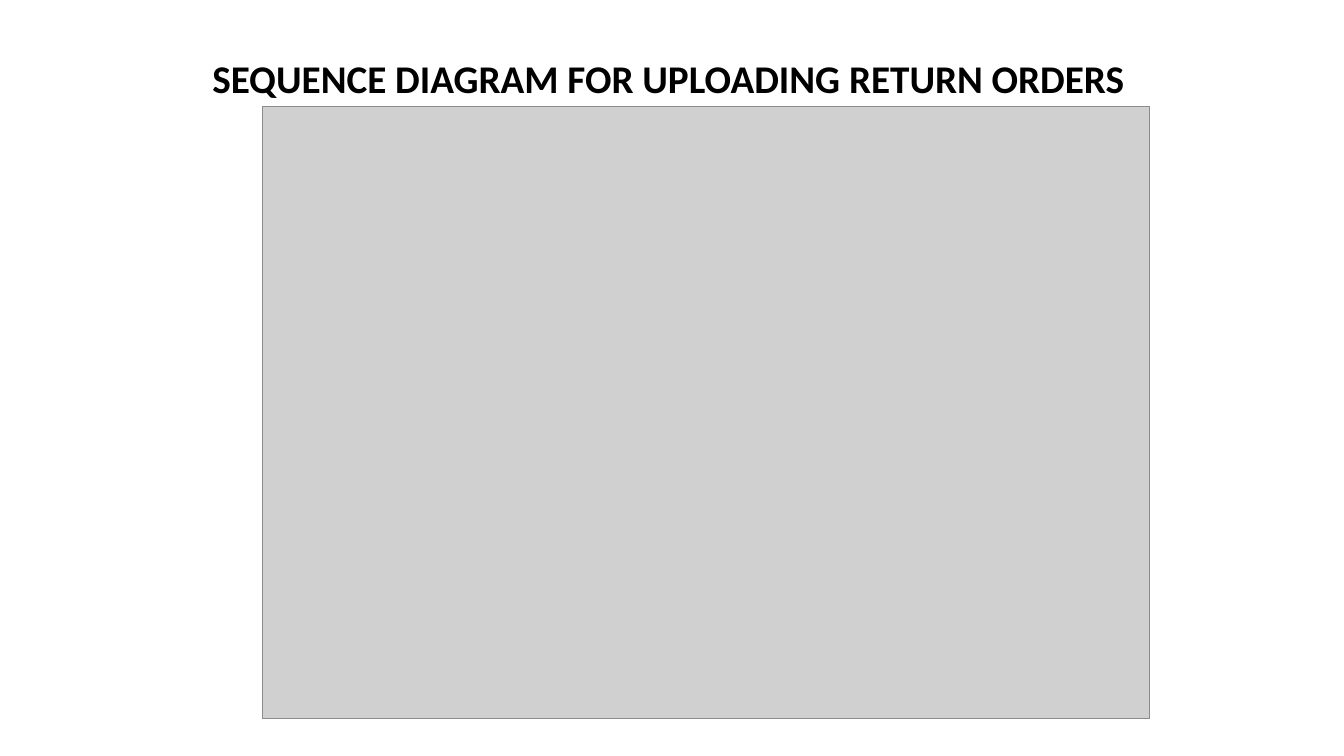
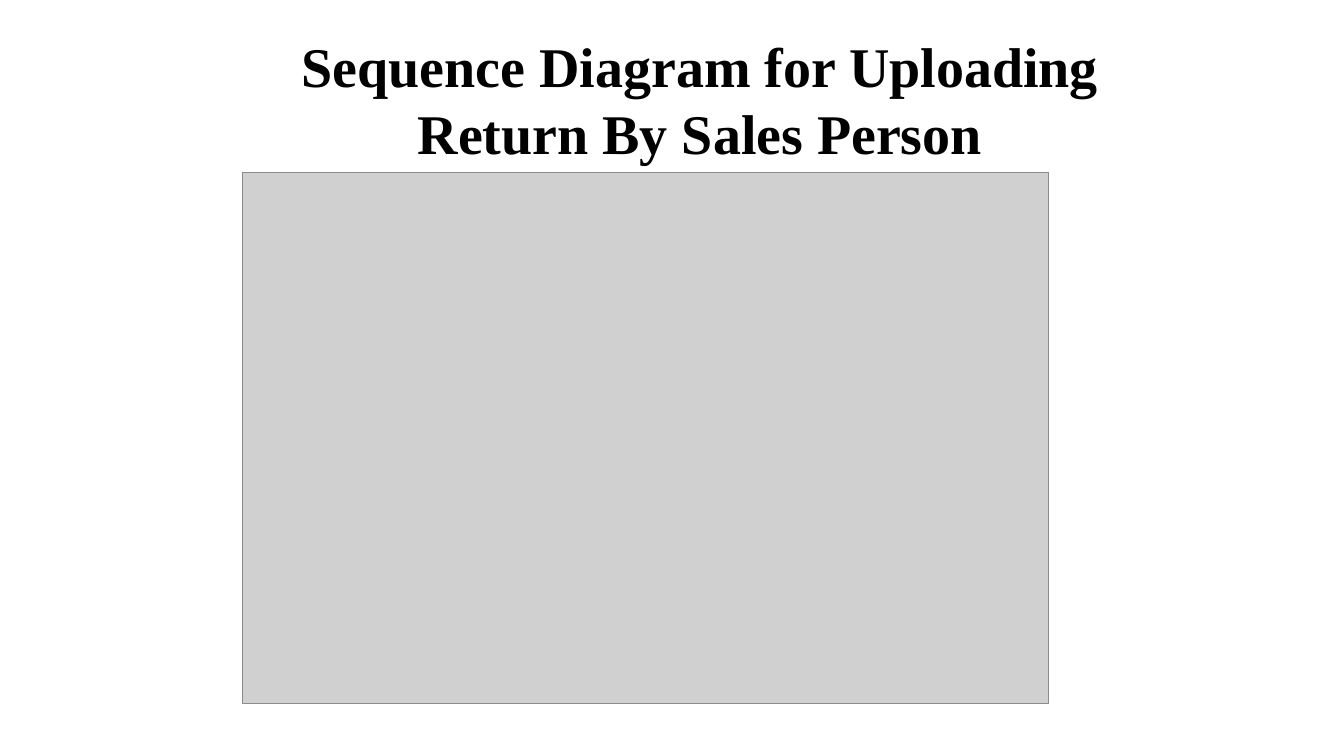
Before and after one commit to asing472/Great_Outdoor_Group_B, a slide deck: slide 33 of Presentation/GroupB.pptx (slide 26 before the commit). Drawn at 1344x756 pixels with LibreOffice and Linux fonts; fonts in the diff are those of the drawing; grey boxes stand for pictures. Boxes give left, top, right and bottom in pixels: in the first picture for what was removed or moved away, otherwise in the second. Text is boxed around its words. In the diff, an @@ line names an element or a change of style, - is before the commit and + after.

```diff
--- a/Presentation/GroupB.pptx
+++ b/Presentation/GroupB.pptx
@@ text "Sequence Diagram for Uploading Return ..." at <box>302,47,1098,165</box>: vertical alignment bottom to top @@
@@ text at <box>302,47,1098,165</box>: text changed; size 28 to 40 pt; font Calibri to Times New Roman @@
-SEQUENCE DIAGRAM FOR UPLOADING RETURN ORDERS
+Sequence Diagram for Uploading Return By Sales Person
@@ picture: place and size @@
-picture at <box>262,107,1150,719</box>
+picture at <box>243,172,1050,704</box>
```
Also in this commit, not shown: 12 other slides changed, 32 slides added, 15 slides removed.
